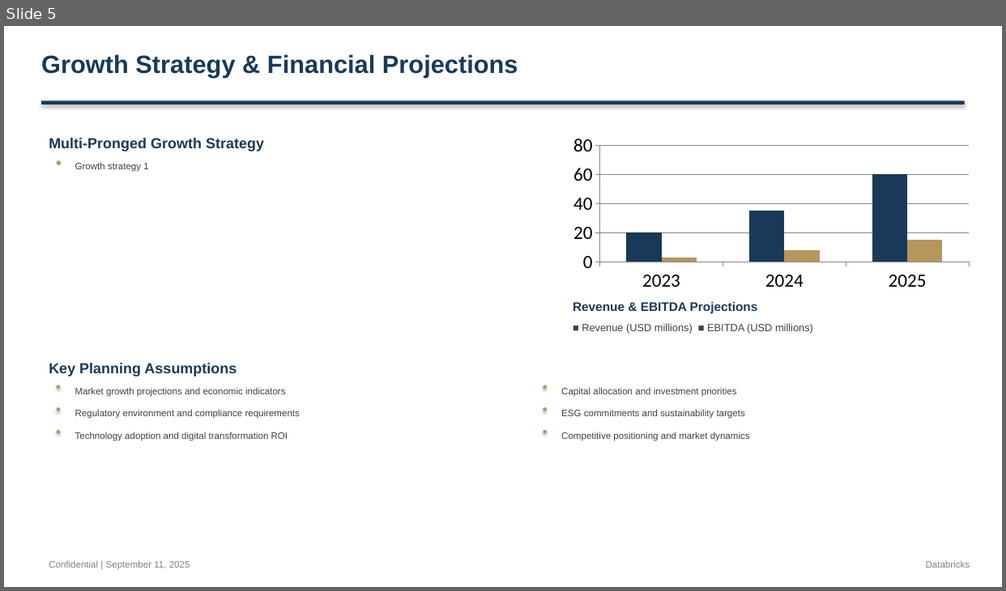
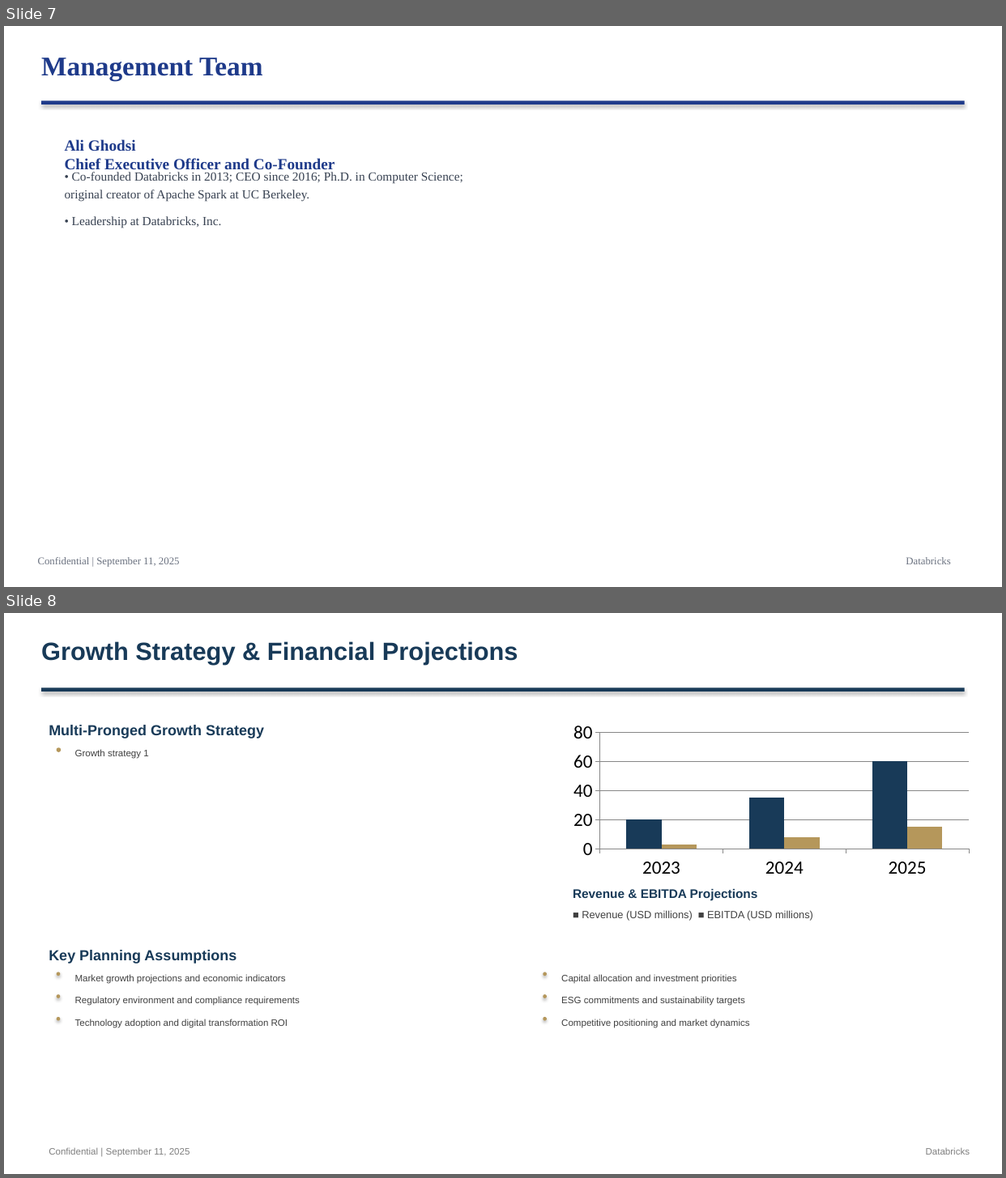
Before and after one commit to alinvb/slide_generator, a slide deck: output_presentation.pptx. Shown one above the other, each under a label of ours: slide 5 before the commit, slides 7 and 8 after it. The pictures are 1006x591 and 1006x1178 pixels, drawn with LibreOffice and Linux fonts; fonts in the diff are those of the drawing. Boxes give left, top, right and bottom in pixels: in the first picture for what was removed or moved away, otherwise in the second. Text is boxed around its words. In the diff, an @@ line names an element or a change of style, - is before the commit and + after.

```diff
--- a/output_presentation.pptx
+++ b/output_presentation.pptx
@@ slide 7 added at bbox=[4, 26, 1002, 587], background #FFFFFF @@
@@ text added at bbox=[41, 58, 262, 80], 26 pt, text #1E3A8A, bold @@
+Management Team
@@ rectangle added at bbox=[41, 101, 965, 105], fill #1E3A8A @@
@@ text added at bbox=[65, 139, 334, 173], 15 pt, text #1E3A8A, bold @@
+Ali Ghodsi
+Chief Executive Officer and Co-Founder
@@ text added at bbox=[65, 172, 463, 202], 12 pt, text #374151 @@
+• Co-founded Databricks in 2013; CEO since 2016; Ph.D. in Computer Science; original creator of Apache Spark at UC Berkeley.
@@ text added at bbox=[72, 216, 221, 228], 12 pt, text #374151 @@
+• Leadership at Databricks, Inc.
@@ text added at bbox=[38, 557, 180, 567], 10 pt, text #6B7280 @@
+Confidential | September 11, 2025
@@ text added at bbox=[906, 557, 950, 565], 10 pt, text #6B7280 @@
+Databricks
@@ what was slide 5 is now slide 8 @@
```
Also in this commit, not shown: 3 slides changed, 4 other slides added, 2 slides removed, 2 other files.
